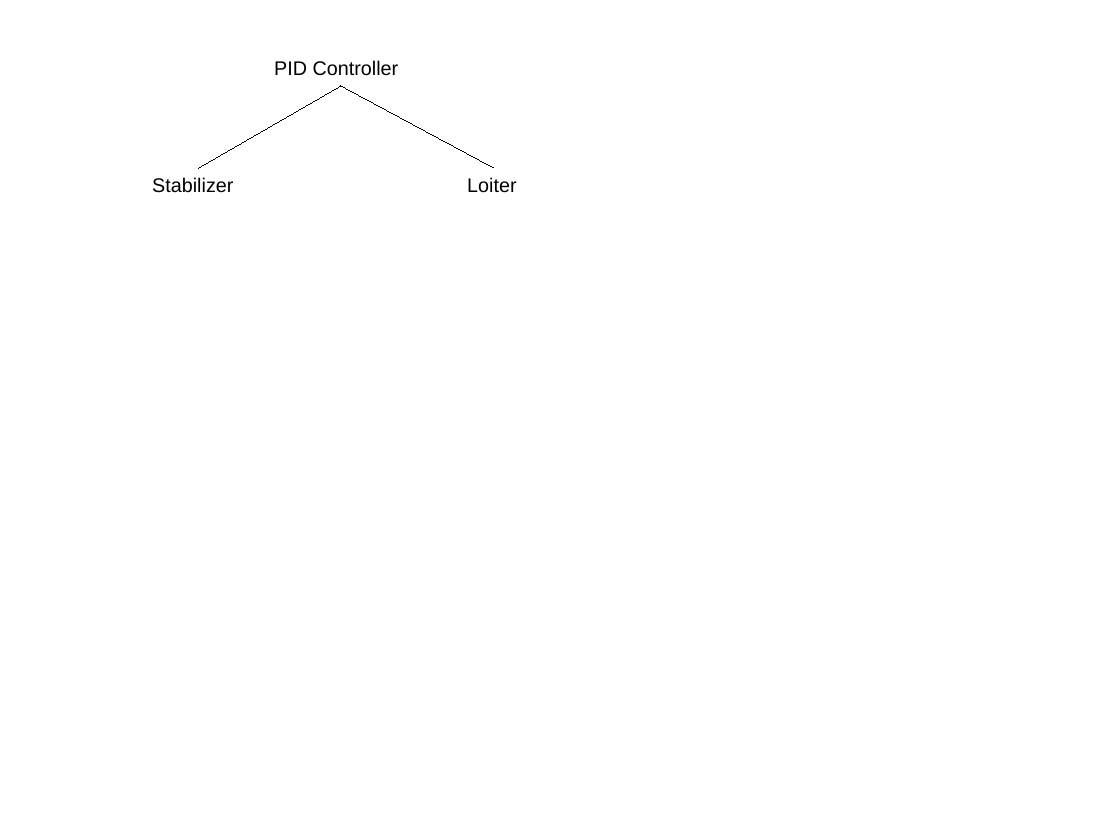
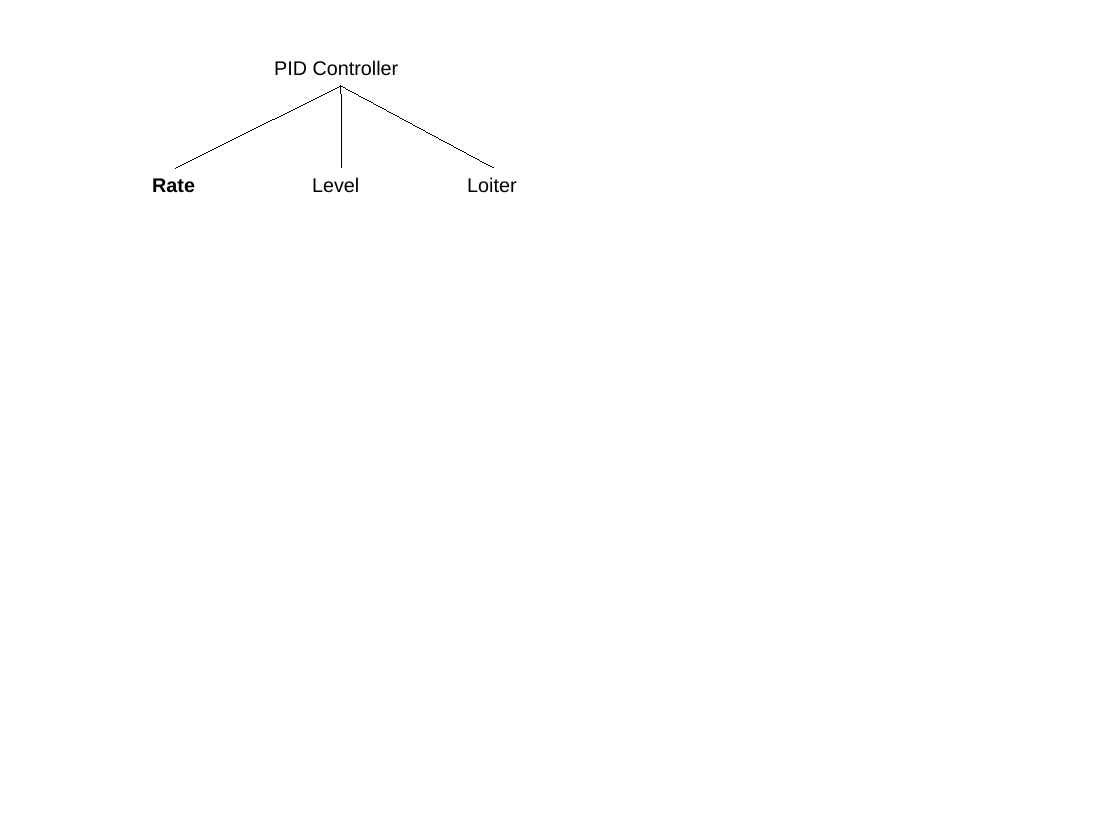
Before and after one commit to simondlevy/Hackflight, a slide deck: slide 1 of extras/media/pidcontrollers.pptx. Drawn at 1120x840 pixels with LibreOffice and Linux fonts; fonts in the diff are those of the drawing. Boxes give left, top, right and bottom in pixels: in the first picture for what was removed or moved away, otherwise in the second. Text is boxed around its words. In the diff, an @@ line names an element or a change of style, - is before the commit and + after.

```diff
--- a/extras/media/pidcontrollers.pptx
+++ b/extras/media/pidcontrollers.pptx
@@ line moved from (341, 85) - (198, 169) to (341, 85) - (175, 168) @@
@@ line added from (341, 85) to (341, 168), #000000 0.75 pt @@
@@ text at box(152, 178, 195, 193): text changed; bold on @@
-Stabilizer
+Rate
@@ text added at box(312, 177, 359, 193), 14 pt, text #000000 @@
+Level
```
Also in this commit, not shown: 1 other file.
